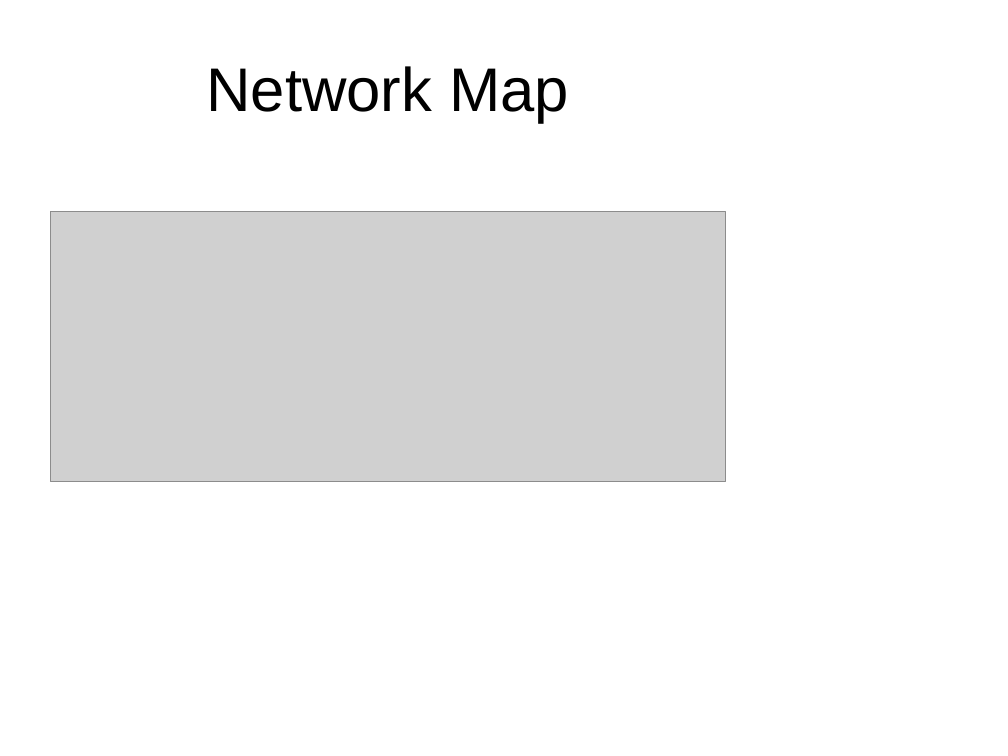
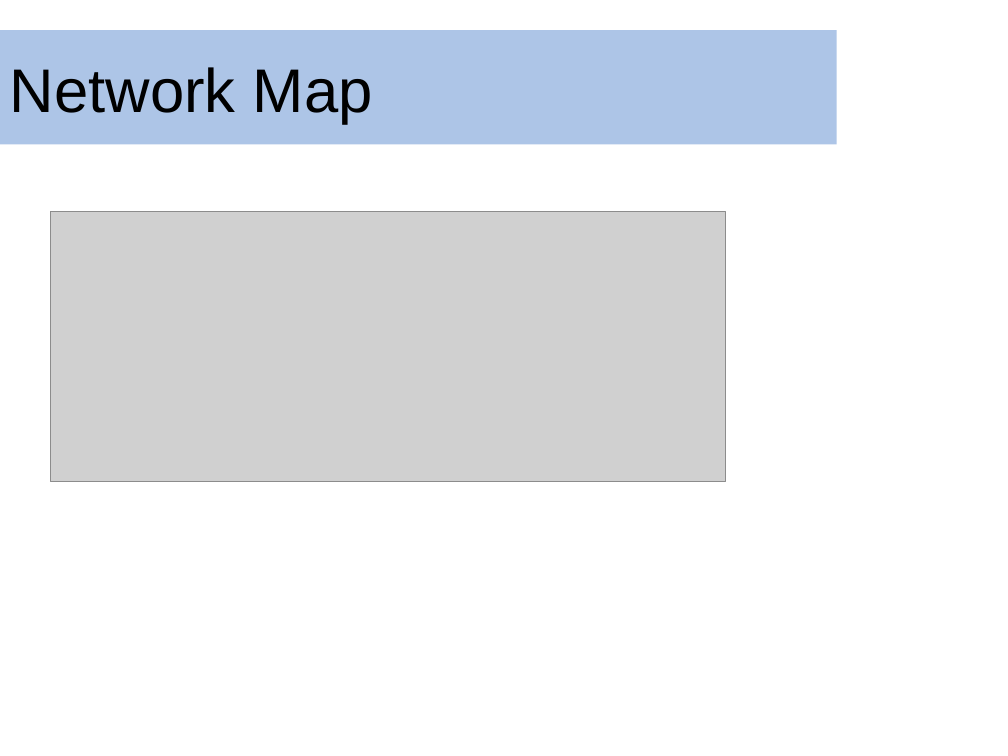
Before and after one commit to dmclayton/5g-security, a slide deck: slide 6 of ppt/5gakaPpt.pptx. Drawn at 1008x756 pixels with LibreOffice and Linux fonts; fonts in the diff are those of the drawing; grey boxes stand for pictures; background and template pictures are left out. Boxes give left, top, right and bottom in pixels: in the first picture for what was removed or moved away, otherwise in the second. Text is boxed around its words. In the diff, an @@ line names an element or a change of style, - is before the commit and + after.

```diff
--- a/ppt/5gakaPpt.pptx
+++ b/ppt/5gakaPpt.pptx
@@ rectangle "Network Map": place and size @@
-rectangle "Network Map" at box(206, 66, 569, 123)
+rectangle "Network Map" at box(0, 30, 837, 144)
@@ rectangle "Network Map" at box(0, 30, 837, 144): alignment centre to left; fill none to #ADC5E7 @@
```
Also in this commit, not shown: 12 other slides changed.
